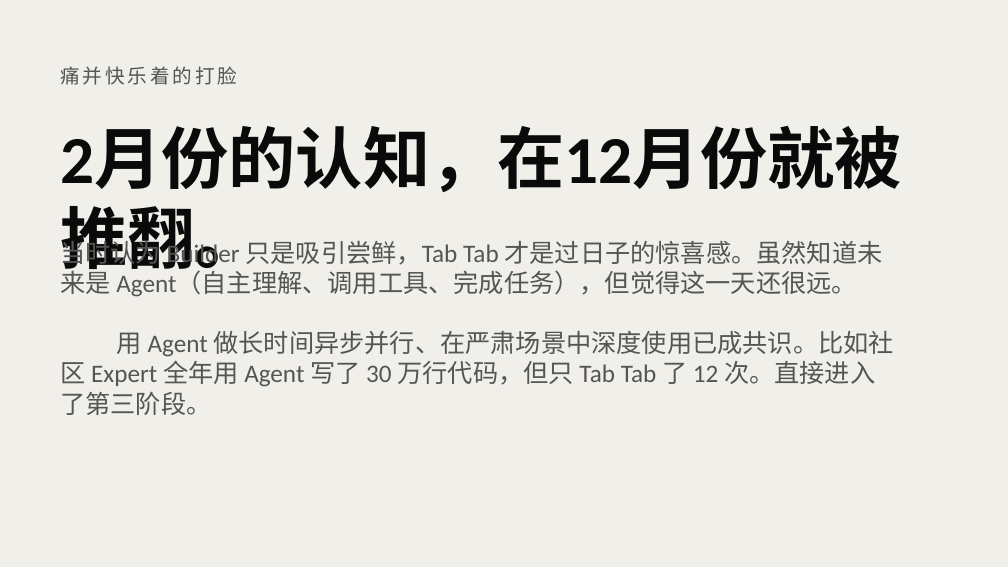
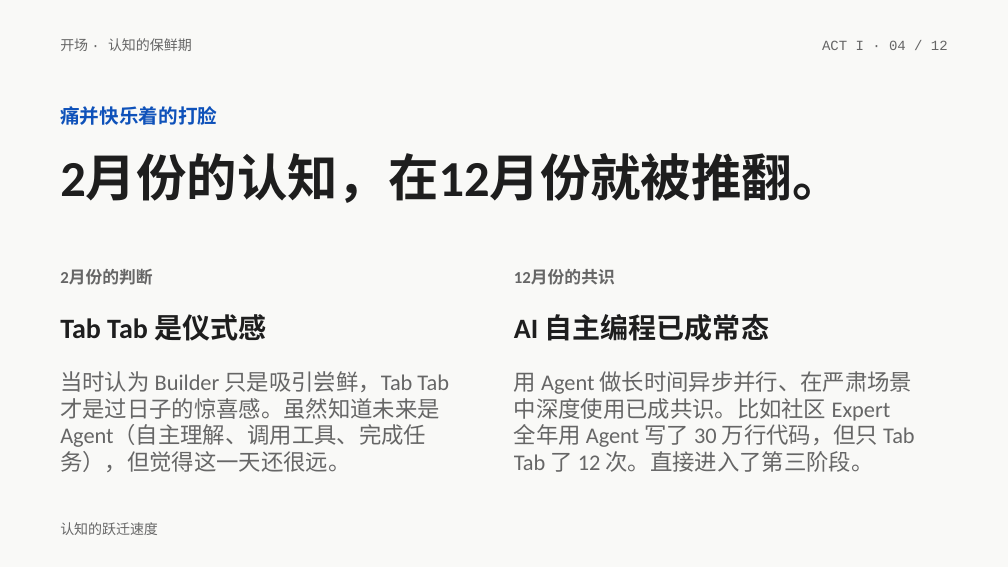
Before and after one commit to atian25/ppt-test, a slide deck: slide 4 of SOLO-0408-直播/ppt/SOLO_0418_直播.pptx. Drawn at 1008x567 pixels with LibreOffice and Linux fonts; fonts in the diff are those of the drawing. Boxes give left, top, right and bottom in pixels: in the first picture for what was removed or moved away, otherwise in the second. Text is boxed around its words. In the diff, an @@ line names an element or a change of style, - is before the commit and + after.

```diff
--- a/SOLO-0408-直播/ppt/SOLO_0418_直播.pptx
+++ b/SOLO-0408-直播/ppt/SOLO_0418_直播.pptx
@@ background #F1EFEA to #F9F9F7 @@
@@ text added at box(60, 38, 192, 51), 10 pt, text #666666 @@
+开场 · 认知的保鲜期
@@ text added at box(822, 40, 948, 50), 10 pt, text #666666 @@
+ACT I · 04 / 12
@@ text "痛并快乐着的打脸": place and size @@
-text "痛并快乐着的打脸" at box(60, 66, 237, 85)
+text "痛并快乐着的打脸" at box(60, 106, 217, 125)
@@ text "痛并快乐着的打脸" at box(60, 106, 217, 125): text colour #555555 to #0F52BA, letter spacing 2 to 0 pt, bold on @@
@@ text "2月份的认知，在12月份就被推翻。": place and size @@
-text "2月份的认知，在12月份就被推翻。" at box(60, 127, 901, 280)
+text "2月份的认知，在12月份就被推翻。" at box(60, 154, 842, 203)
@@ text "2月份的认知，在12月份就被推翻。" at box(60, 154, 842, 203): size 48 to 36 pt, text colour #0A0A0B to #1E1E1E; vertical alignment middle to top @@
@@ text at box(60, 236, 883, 297): paragraph removed @@
-当时认为 Builder 只是吸引尝鲜，Tab Tab 才是过日子的惊喜感。虽然知道未来是 Agent（自主理解、调用工具、完成任务），但觉得这一天还很远。
@@ text added at box(60, 270, 152, 285), 12 pt, text #666666, bold @@
+2月份的判断
@@ text added at box(514, 270, 615, 285), 12 pt, text #666666, bold @@
+12月份的共识
@@ text added at box(60, 314, 266, 341), 20 pt, text #1E1E1E, bold @@
+Tab Tab 是仪式感
@@ text added at box(514, 314, 769, 341), 20 pt, text #1E1E1E, bold @@
+AI 自主编程已成常态
@@ text added at box(60, 371, 449, 472), 16 pt, text #666666 @@
+当时认为 Builder 只是吸引尝鲜，Tab Tab 才是过日子的惊喜感。虽然知道未来是 Agent（自主理解、调用工具、完成任务），但觉得这一天还很远。
@@ text "用 Agent 做长时间异步并行、在严肃场景中深度使用已成共识。比如社区 Expert 全年用 ...": place and size @@
-text "用 Agent 做长时间异步并行、在严肃场景中深度使用已成共识。比如社区 Expert 全年用 ..." at box(60, 236, 894, 415)
+text "用 Agent 做长时间异步并行、在严肃场景中深度使用已成共识。比如社区 Expert 全年用 ..." at box(514, 371, 915, 472)
@@ text "用 Agent 做长时间异步并行、在严肃场景中深度使用已成共识。比如社区 Expert 全年用 ..." at box(514, 371, 915, 472): size 18 to 16 pt, text colour #555555 to #666666; vertical alignment middle to top @@
@@ text added at box(60, 522, 158, 535), 10 pt, text #666666 @@
+认知的跃迁速度
```
Also in this commit, not shown: 11 other slides changed, 1 other file.
